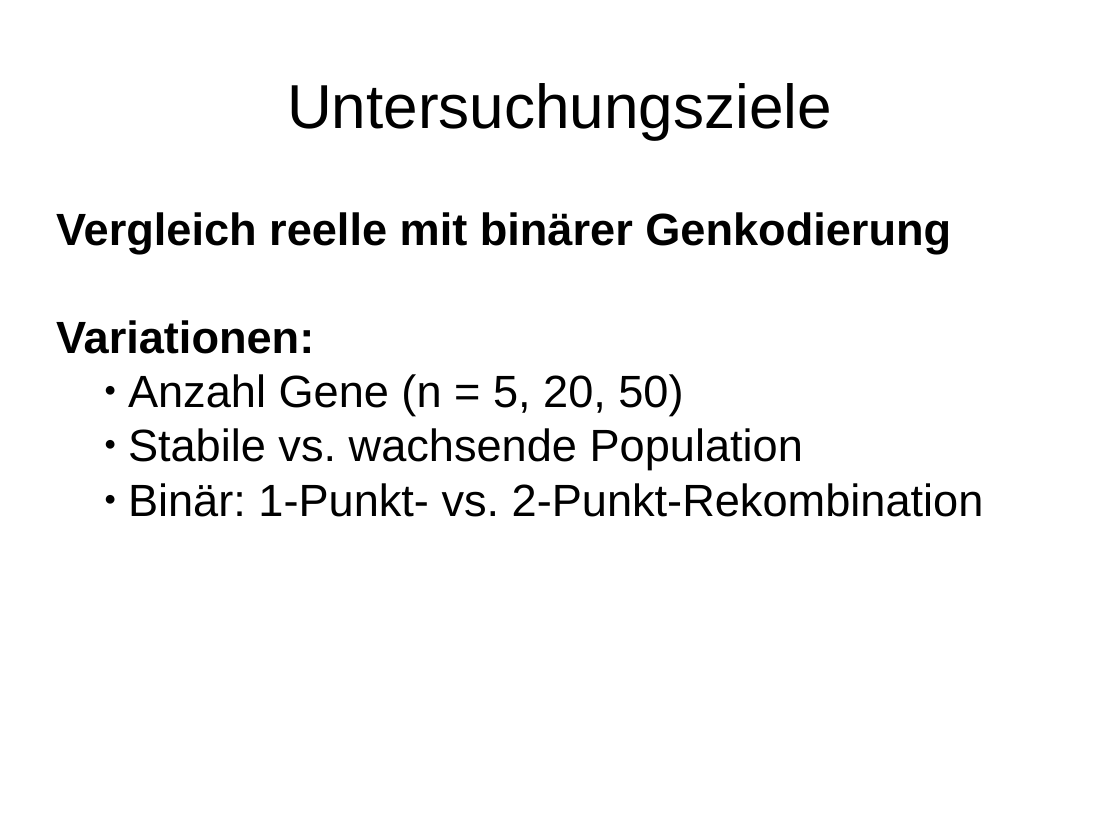
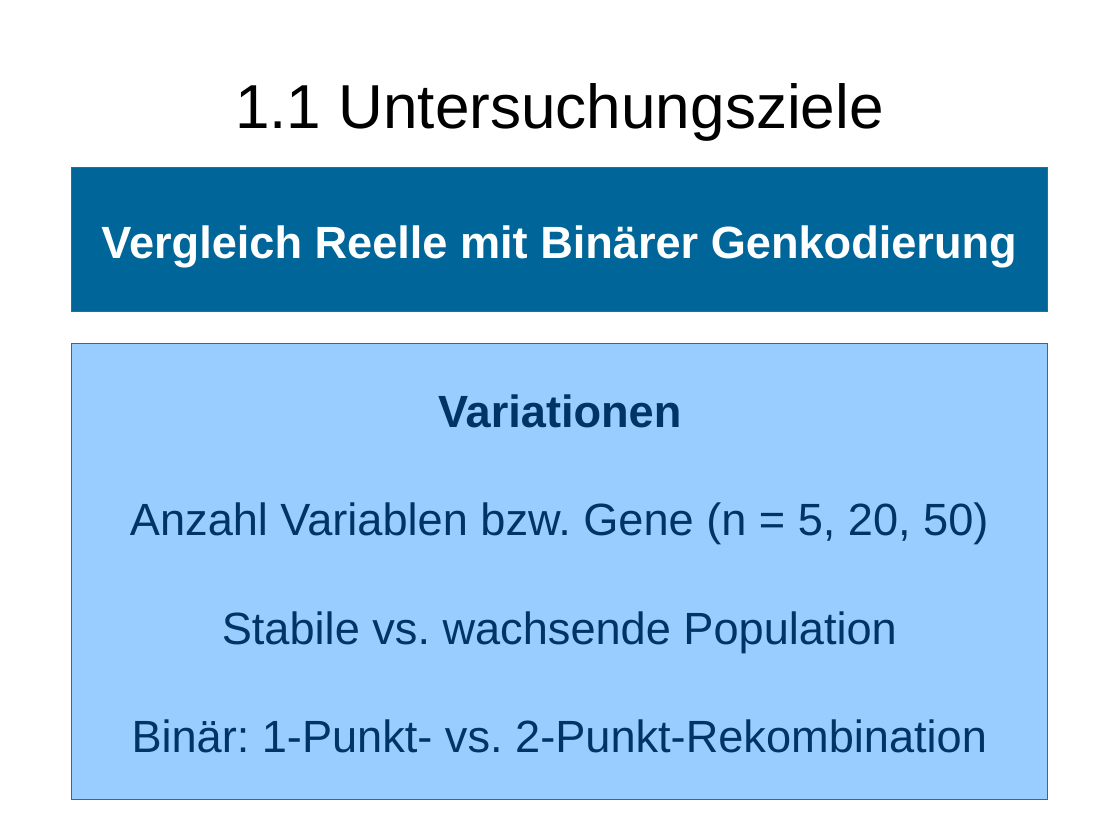
Before and after one commit to lblissett/evo-project, a slide deck: slide 2 of src/data/presentation/geopras/Vortrag_Evo_ErsterTeil.odp. Drawn at 1120x840 pixels with LibreOffice and Linux fonts; fonts in the diff are those of the drawing. Boxes give left, top, right and bottom in pixels: in the first picture for what was removed or moved away, otherwise in the second. Text is boxed around its words. In the diff, an @@ line names an element or a change of style, - is before the commit and + after.

```diff
--- a/src/data/presentation/geopras/Vortrag_Evo_ErsterTeil.odp
+++ b/src/data/presentation/geopras/Vortrag_Evo_ErsterTeil.odp
@@ title at (235, 83, 884, 139): text changed @@
-Untersuchungsziele
+1.1 Untersuchungsziele
@@ rectangle added at (72, 168, 1049, 312), fill #006699, outline #3465A4 0 pt, 32 pt, text #FFFFFF, bold @@
+Vergleich Reelle mit Binärer Genkodierung
@@ rectangle "Variationen": place and size @@
-rectangle "Variationen" at (56, 212, 984, 517)
+rectangle "Variationen" at (72, 345, 1049, 801)
@@ rectangle "Variationen" at (72, 345, 1049, 801): vertical alignment top to middle; fill none to #99CCFF; outline none to #3465A4 0 pt @@
@@ text in rectangle at (130, 394, 988, 544): text changed; text colour #000000 to #003366; bold off @@
-Vergleich reelle mit binärer Genkodierung
-Variationen:
-    ● Anzahl Gene (n = 5, 20, 50)
+Variationen
+Anzahl Variablen bzw. Gene (n = 5, 20, 50)
@@ text in rectangle at (132, 611, 987, 753): text colour #000000 to #003366 in "Stabile vs. wachsende Population", "Binär: 1-Punkt- vs. 2-Punkt-Rekombination"; alignment left to centre; bullet ● to none; list level 3 to 1 in "Stabile vs. wachsende Population"; list level 3 to 1 in "Binär: 1-Punkt- vs. 2-Punkt-Rekombination" @@
```
Also in this commit, not shown: 8 other slides changed.
